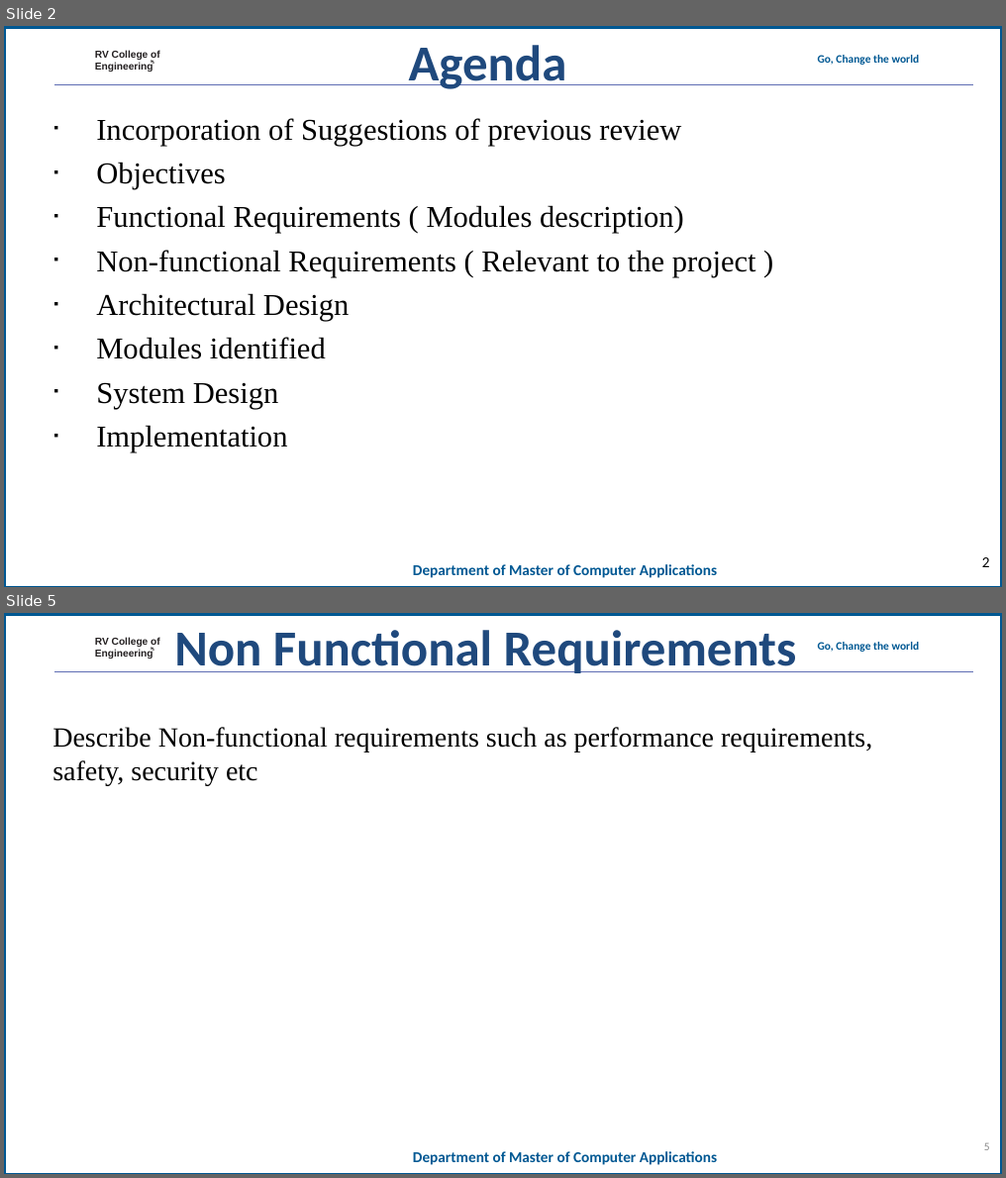
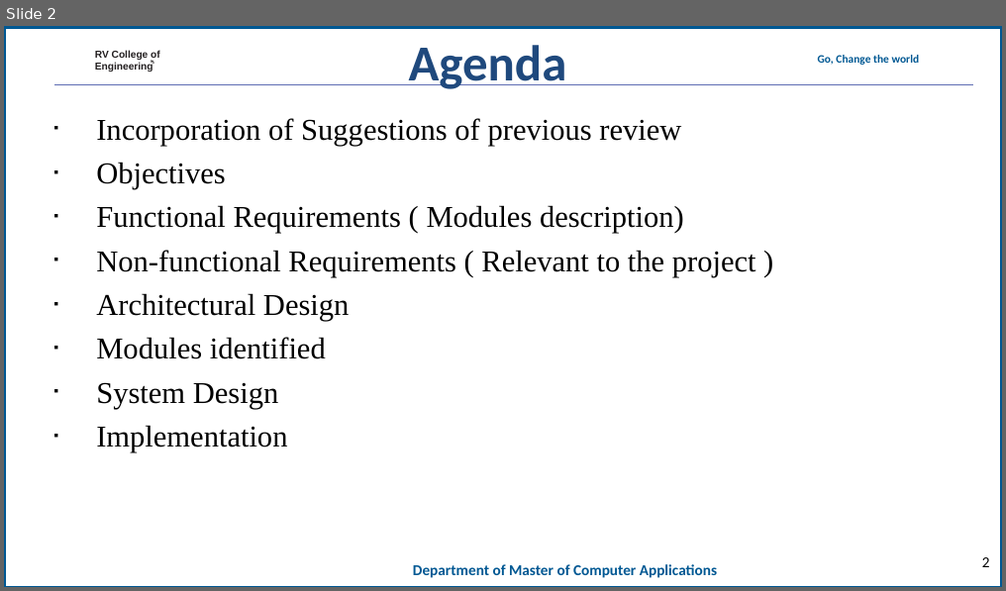
Before and after one commit to mohanrockz/Minor-Project, a slide deck: 20mca36-Minor Project_Phase 2_template11.ppt. Shown one above the other, each under a label of ours: slides 2 and 5 before the commit, slide 2 after it; the slides between them are not shown. The pictures are 1006x1178 and 1006x591 pixels, drawn with LibreOffice and Linux fonts; fonts in the diff are those of the drawing; background and template pictures are left out. Boxes give left, top, right and bottom in pixels: in the first picture for what was removed or moved away, otherwise in the second. Text is boxed around its words. In the diff, an @@ line names an element or a change of style, - is before the commit and + after.

```diff
--- a/20mca36-Minor Project_Phase 2_template11.ppt
+++ b/20mca36-Minor Project_Phase 2_template11.ppt
@@ slide 5 removed at box(4, 613, 1002, 1174), background #FFFFFF; not listed: 7 template elements that a slide beside it also shows @@
@@ text removed at box(174, 630, 797, 673) @@
-Non Functional Requirements
@@ text removed at box(53, 727, 872, 785) @@
-Describe Non-functional requirements such as performance requirements, safety, security etc
@@ page number removed at box(984, 1143, 990, 1151) @@
-5
```
Also in this commit, not shown: 8 slides changed, 3 slides added.
